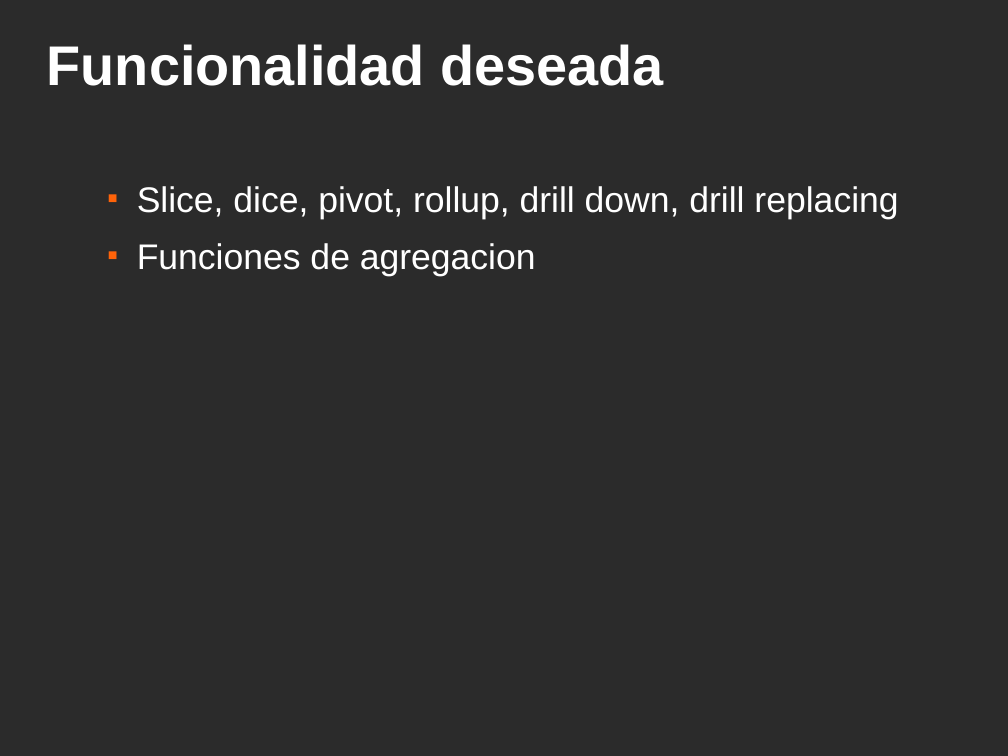
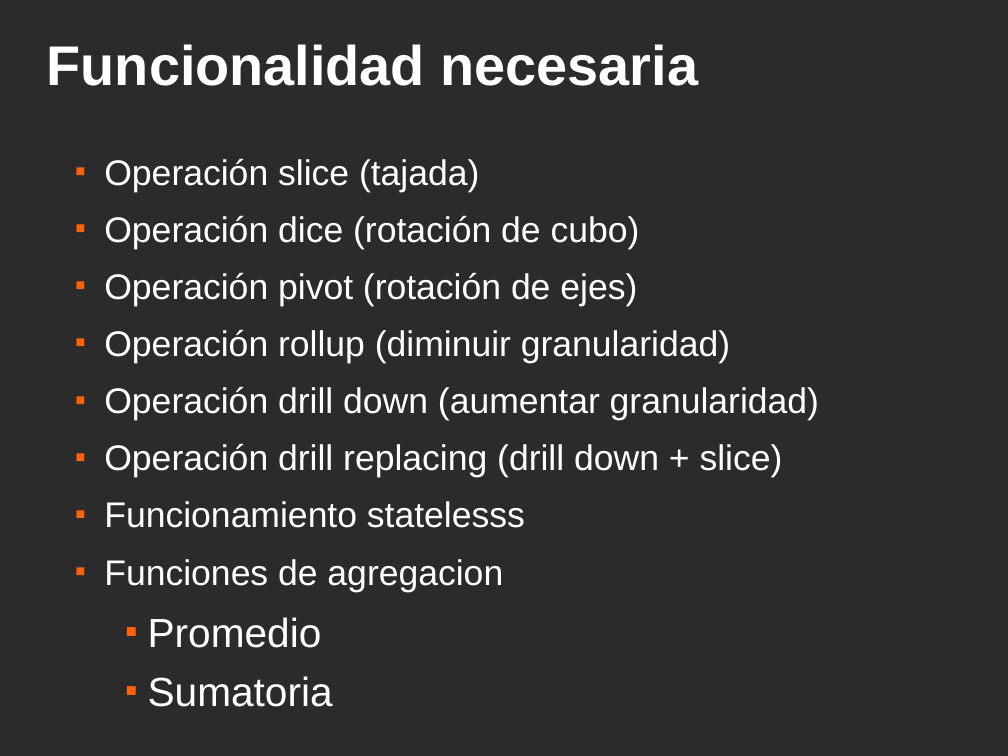
Before and after one commit to ervin45/proyectofinal, a slide deck: slide 24 of doc/material_para_la_catedra/presentacion_final/presentacion_final.odp (slide 23 before the commit). Drawn at 1008x756 pixels with LibreOffice and Linux fonts; fonts in the diff are those of the drawing; background and template pictures are left out; a plain dark background stands for a picture behind light text. Boxes give left, top, right and bottom in pixels: in the first picture for what was removed or moved away, otherwise in the second. Text is boxed around its words. In the diff, an @@ line names an element or a change of style, - is before the commit and + after.

```diff
--- a/doc/material_para_la_catedra/presentacion_final/presentacion_final.odp
+++ b/doc/material_para_la_catedra/presentacion_final/presentacion_final.odp
@@ title at <box>47,44,698,86</box>: text changed @@
-Funcionalidad deseada
+Funcionalidad necesaria
@@ text "Operación slice (tajada)": place and size @@
-text "Operación slice (tajada)" at <box>137,186,898,276</box>
+text "Operación slice (tajada)" at <box>104,158,819,648</box>
@@ text at <box>104,158,819,528</box>: text changed @@
-  ■ Slice, dice, pivot, rollup, drill down, drill replacing
+  ■ Operación slice (tajada)
+  ■ Operación dice (rotación de cubo)
+  ■ Operación pivot (rotación de ejes)
+  ■ Operación rollup (diminuir granularidad)
+  ■ Operación drill down (aumentar granularidad)
+  ■ Operación drill replacing (drill down + slice)
+  ■ Funcionamiento statelesss
@@ text at <box>148,617,322,648</box>: paragraphs added @@
+    ■ Promedio
+    ■ Sumatoria
```
Also in this commit, not shown: 10 other slides changed, 3 slides added, 2 slides removed.
